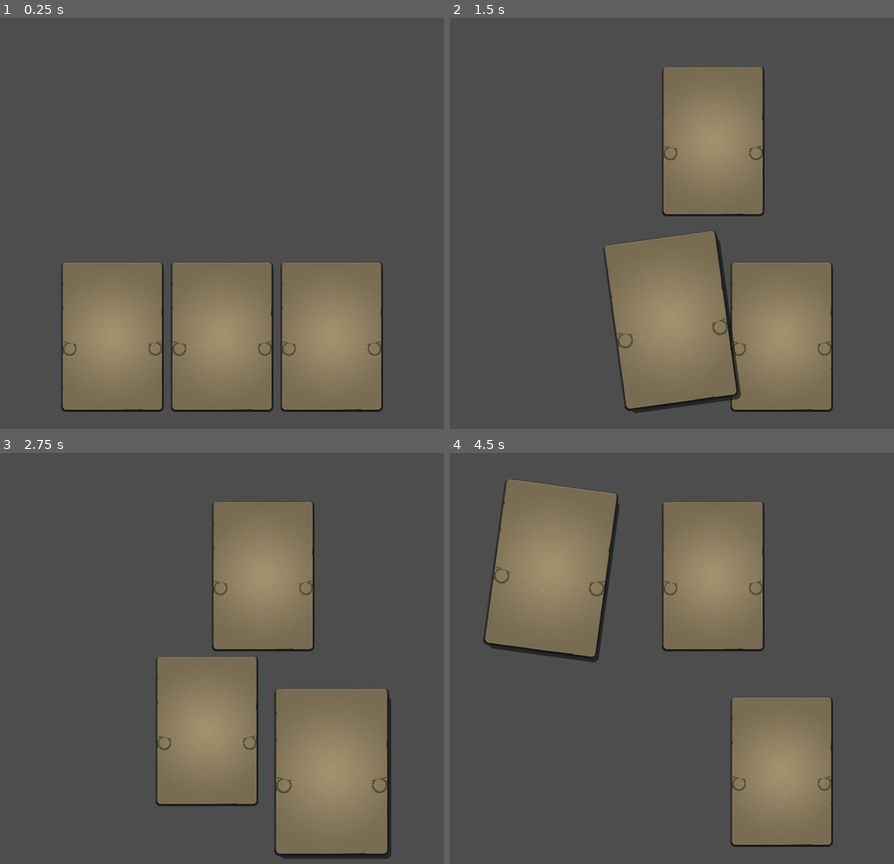
Above: before the commit, frames 1-4 (two rows, left to right).
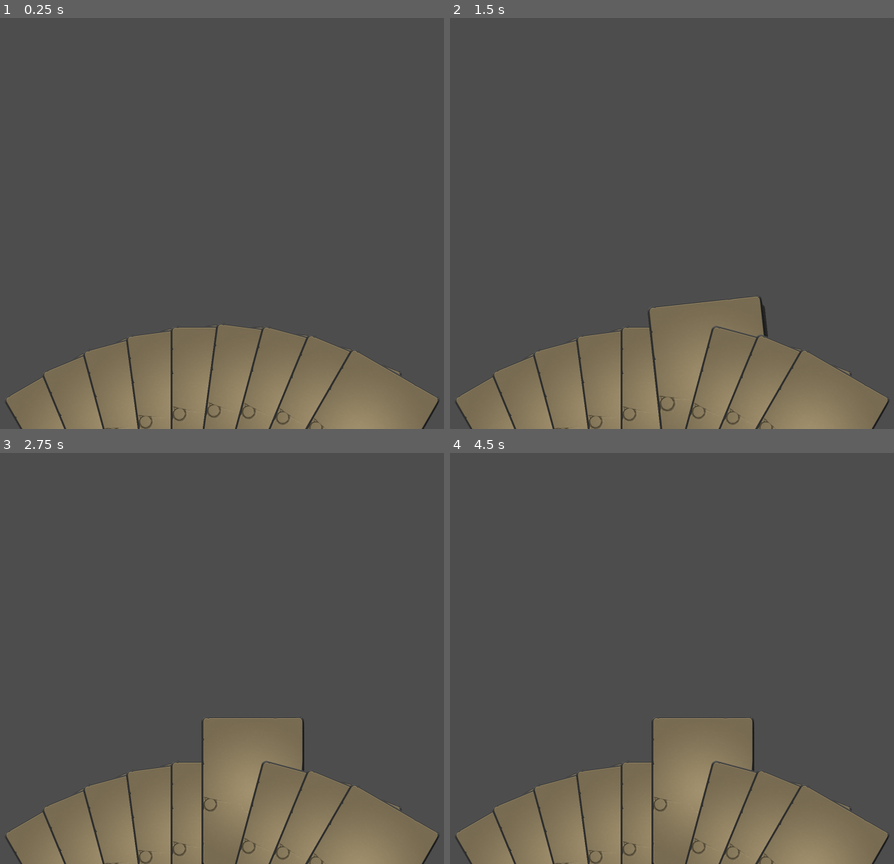
Above: after the commit, the same moments.

Repository: chenkjia/godot-script
Game: Godot game, scene res://Main.tscn
The game is run twice, just before and just after one commit, with the same random seed, the same clock (stepped at 60 frames per second) and the same inputs.
Inputs (mouse positions are in pixels of both pictures, inside the frame that each line leads up to):
- Up to frame 1 (0.25 s): no input
- Up to frame 2 (1.5 s): tap Enter at 0.5 s; drag from (561, 338) to (725, 133) at 0.52 s; drag from (672, 338) to (645, 305) at 1.27 s
- Up to frame 3 (2.75 s): move the mouse to (333, 773) at 2.02 s; click (333, 773) at 2.17 s
- Up to frame 4 (4.5 s): tap Space at 2.75 s; drag from (645, 740) to (507, 596) at 2.77 s; move the mouse to (836, 720) at 3.52 s; click (836, 720) at 3.67 s; tap Enter at 4.25 s; drag from (507, 596) to (587, 555) at 4.27 s

The runs differ from the first frame. In frame 1, 23% of the frame differs, in the area x 1-99%, y 59-100%; in frame 2, 30%; in frame 3, 33%; in frame 4, 41%, in the area x 1-99%, y 6-100%.

Commit message:
卡片手牌管理器扇形排布

Diff:
--- a/Main.tscn
+++ b/Main.tscn
@@ -2,7 +2,7 @@
 
 [ext_resource type="PackedScene" uid="uid://daahyvmi548l3" path="res://components/CardManager.tscn" id="1_glv2v"]
 
-[node name="Control" type="Control"]
+[node name="Main" type="Control"]
 layout_mode = 3
 anchors_preset = 15
 anchor_right = 1.0
@@ -12,3 +12,9 @@
 
 [node name="CardManager" parent="." instance=ExtResource("1_glv2v")]
 layout_mode = 1
+
+[node name="CardTrash" type="Control" parent="."]
+modulate = Color(0.59402686, 0.2197401, 0.2704991, 1)
+anchors_preset = 0
+offset_right = 300.0
+offset_bottom = 440.0
--- a/components/Card.tscn
+++ b/components/Card.tscn
@@ -20,9 +20,10 @@
 texture = ExtResource("2_hael8")
 
 [node name="CardTexture" type="TextureRect" parent="."]
-layout_mode = 0
-offset_right = 300.0
-offset_bottom = 440.0
+layout_mode = 1
+anchors_preset = 15
+anchor_right = 1.0
+anchor_bottom = 1.0
 pivot_offset = Vector2(150, 220)
 texture = ExtResource("2_hael8")
 
--- a/components/card_manager.gd
+++ b/components/card_manager.gd
@@ -8,11 +8,16 @@
 @export var card_spacing: float = 20.0
 @export var bottom_margin: float = 50.0
 
+# 扇形布局参数
+@export var fan_angle: float = 60.0  # 扇形总角度（度）
+@export var fan_radius: float = 800.0  # 扇形半径
+@export var card_lift: float = 30.0  # 卡片向上抬起的距离
+
 func _ready() -> void:
 	# 连接窗口大小改变信号
 	resized.connect(_on_resized)
-	# 加载三张卡片到页面底部
-	load_cards(3)
+	# 加载九张卡片到页面底部
+	load_cards(9)
 
 # 加载指定数量的卡片
 func load_cards(count: int) -> void:
@@ -25,27 +30,47 @@
 		add_child(card_instance)
 		cards.append(card_instance)
 
-	# 布局卡片到底部
-	arrange_cards_at_bottom()
+	# 扇形布局卡片到底部
+	arrange_cards_in_fan()
 
-# 将卡片排列在页面底部
-func arrange_cards_at_bottom() -> void:
+# 将卡片排列成扇形
+func arrange_cards_in_fan() -> void:
 	if cards.is_empty():
 		return
 
 	var card_count = cards.size()
-	var card_width = 300.0  # Card.tscn中定义的宽度
-	var total_width = card_count * card_width + (card_count - 1) * card_spacing
 
-	# 计算起始X位置（居中）
-	var start_x = (size.x - total_width) / 2.0
-	var y_position = size.y - 440.0 - bottom_margin  # 440是卡片高度
+	# 计算扇形中心点（屏幕底部中央）
+	var center_x = size.x / 2.0
+	var center_y = size.y + fan_radius - bottom_margin
 
-	# 设置每张卡片的位置
+	# 计算每张卡片的角度间隔
+	var angle_step = 0.0
+	if card_count > 1:
+		angle_step = deg_to_rad(fan_angle) / (card_count - 1)
+
+	# 起始角度（从左到右）
+	var start_angle = deg_to_rad(-fan_angle / 2.0)
+
+	# 设置每张卡片的位置和旋转
 	for i in range(card_count):
 		var card = cards[i]
-		var x_position = start_x + i * (card_width + card_spacing)
-		card.position = Vector2(x_position, y_position)
+
+		# 计算当前卡片的角度
+		var current_angle = start_angle + i * angle_step
+
+		# 计算卡片位置（圆弧上的点）
+		var x = center_x + fan_radius * sin(current_angle)
+		var y = center_y - fan_radius * cos(current_angle) - card_lift
+
+		# 设置卡片位置
+		card.position = Vector2(x - 150, y - 220)  # 150和220是卡片的一半尺寸
+
+		# 设置卡片旋转角度（朝向扇形中心）
+		card.rotation = current_angle
+
+		# 设置卡片层级（从左到右按顺序叠放，右边的卡片在上层）
+		card.z_index = i
 
 # 清除所有卡片
 func clear_cards() -> void:
@@ -56,4 +81,4 @@
 
 # 当窗口大小改变时重新布局
 func _on_resized() -> void:
-	arrange_cards_at_bottom()
+	arrange_cards_in_fan()
